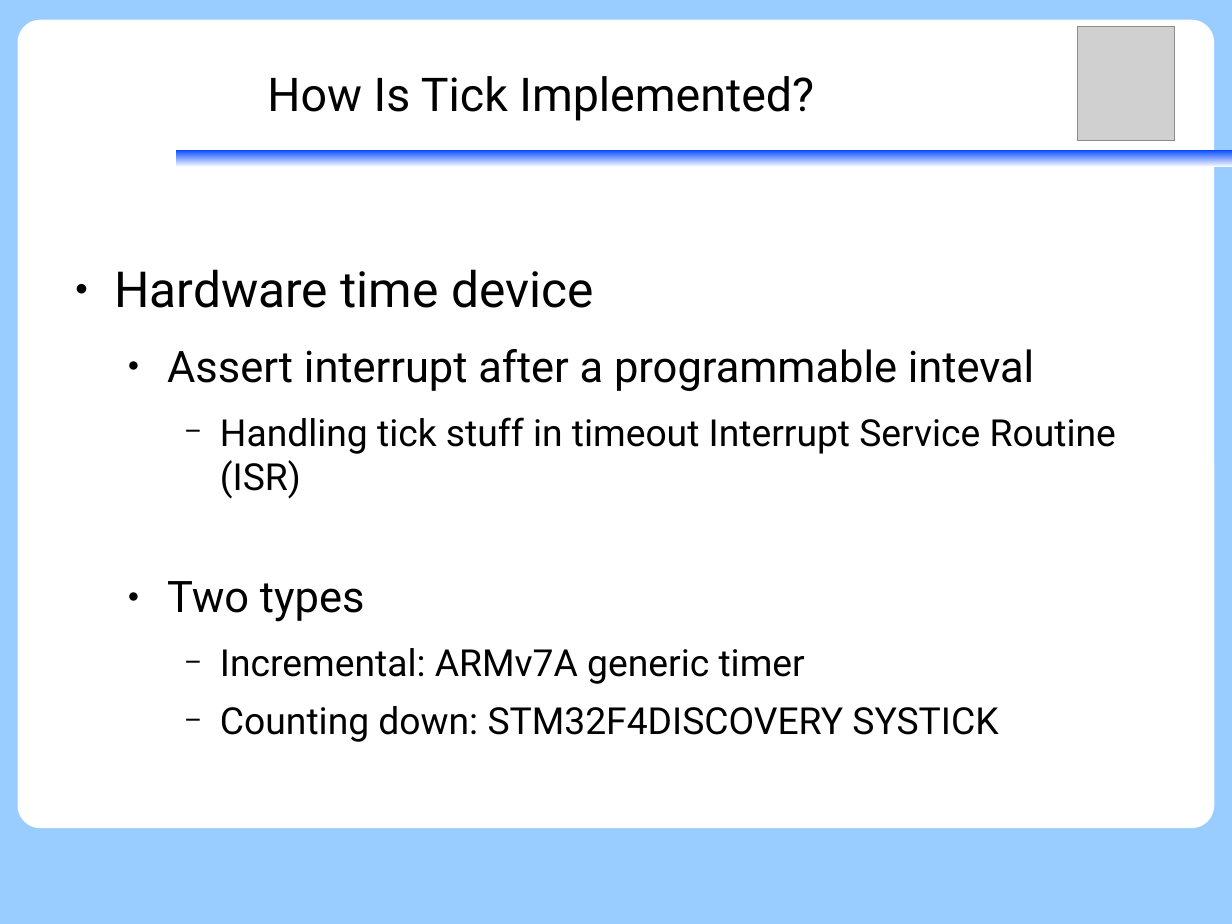
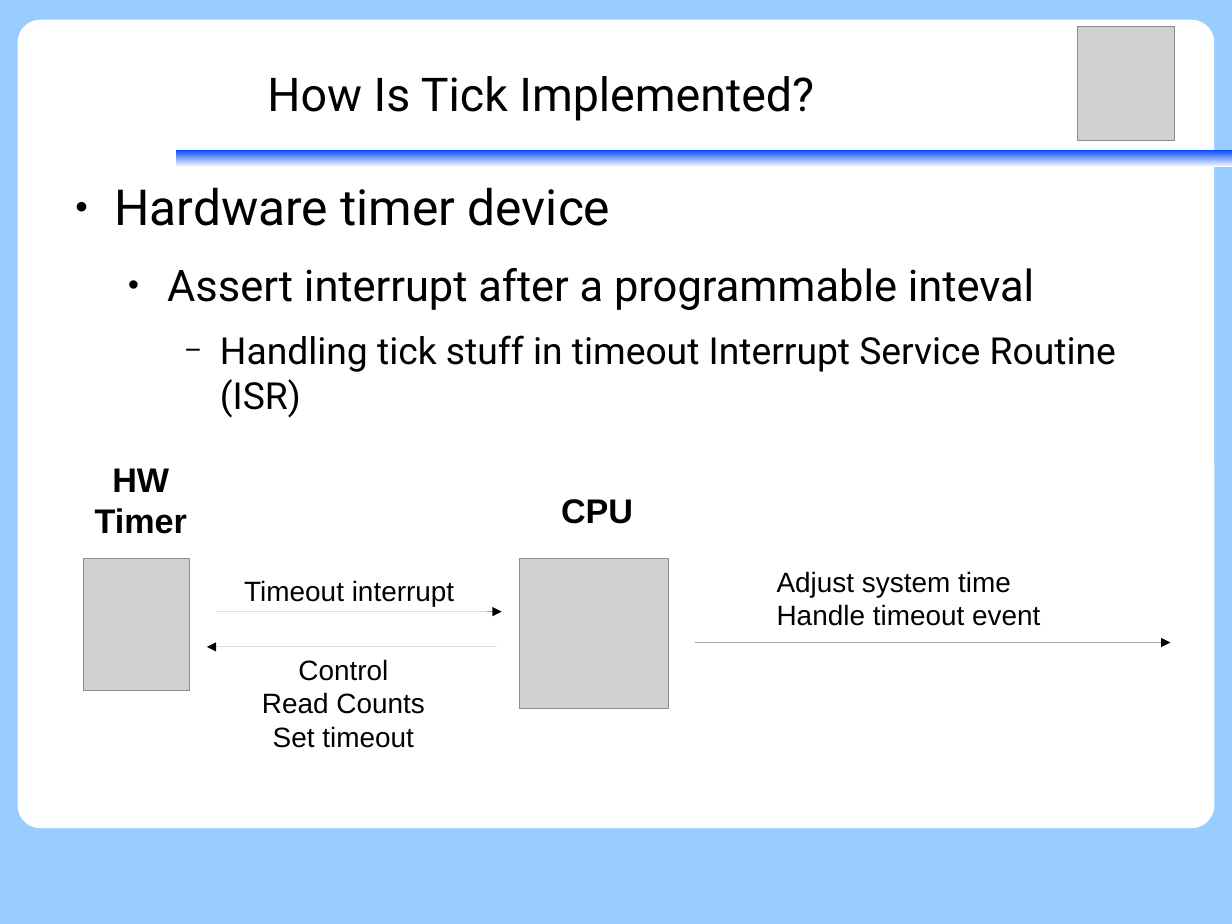
Before and after one commit to vh21/documents, a slide deck: slide 7 of ukernel/2014-01-09-f9kernel-ktimer.odp (slide 6 before the commit). Drawn at 1232x924 pixels with LibreOffice and Linux fonts; fonts in the diff are those of the drawing; grey boxes stand for pictures. Boxes give left, top, right and bottom in pixels: in the first picture for what was removed or moved away, otherwise in the second. Text is boxed around its words. In the diff, an @@ line names an element or a change of style, - is before the commit and + after.

Commit message:
ukernel: update F9 Microkernel ktimer
1. Add copyright
2. Add more diagram to HW Timer functionality
3. Refine words

```diff
--- a/ukernel/2014-01-09-f9kernel-ktimer.odp
+++ b/ukernel/2014-01-09-f9kernel-ktimer.odp
@@ text at [114,187,610,226]: text changed @@
-● Hardware time device
+● Hardware timer device
@@ text at [167,581,998,742]: paragraphs removed @@
-  ● Two types
-    − Incremental: ARMv7A generic timer
-    − Counting down: STM32F4DISCOVERY SYSTICK
@@ group added at [84,468,1171,748]: 5 texts, 3 arrows, 2 pictures @@
+Timeout interrupt
+HW
+Timer
+CPU
+Control
+Read Counts
+Set timeout
+Adjust system time
+Handle timeout event
```
Also in this commit, not shown: 10 other slides changed, 4 slides added.
